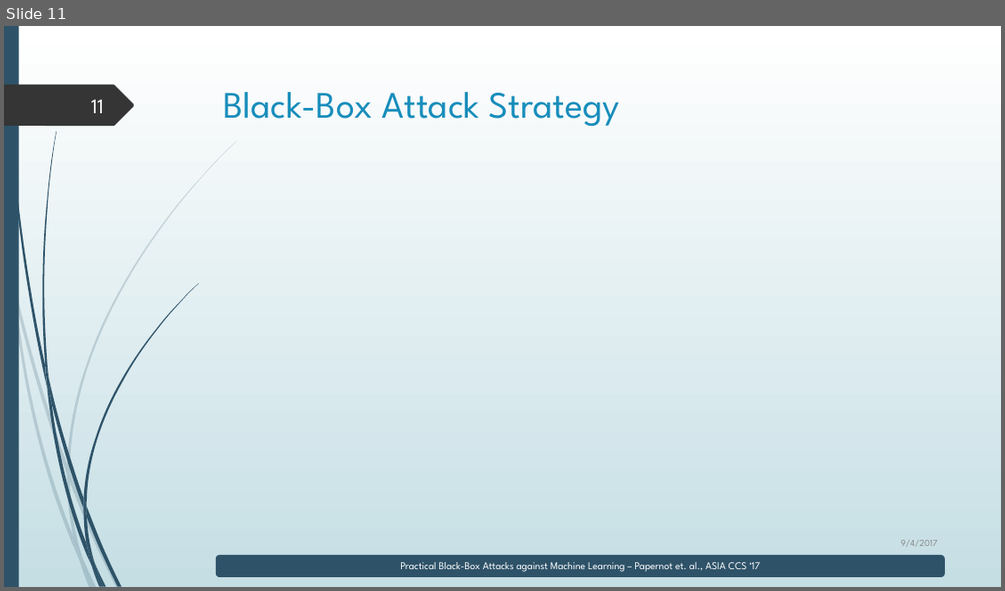
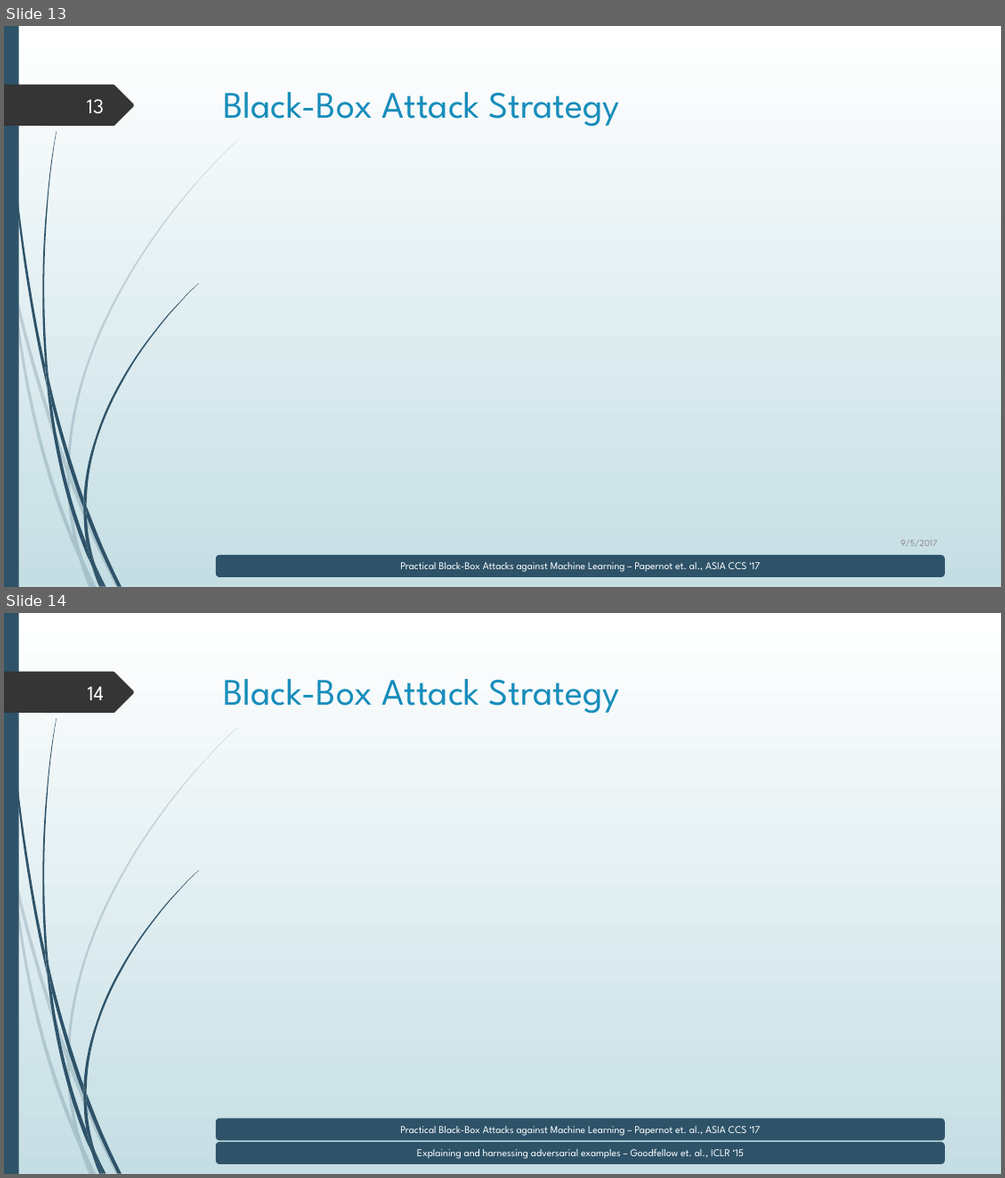
Before and after one commit to manaaralam/ntu-internship, a slide deck: Presentations/starting_work.pptx. Shown one above the other, each under a label of ours: slide 11 before the commit, slides 13 and 14 after it. The pictures are 1005x591 and 1005x1178 pixels, drawn with LibreOffice and Linux fonts; fonts in the diff are those of the drawing; grey boxes stand for pictures. Boxes give left, top, right and bottom in pixels: in the first picture for what was removed or moved away, otherwise in the second. Text is boxed around its words. In the diff, an @@ line names an element or a change of style, - is before the commit and + after.

```diff
--- a/Presentations/starting_work.pptx
+++ b/Presentations/starting_work.pptx
@@ slide 14 added at [4, 613, 1001, 1174], background gradient #FFFFFF to #C5DEE5; not listed: 24 template elements that a slide beside it also shows @@
@@ page number added at [88, 686, 104, 700], 20 pt, text #FEFFFF @@
+14
@@ title added at [224, 679, 619, 714], 36 pt, text #178DBB @@
+Black-Box Attack Strategy
@@ rounded rectangle added at [216, 1118, 945, 1140], fill #2E5369, 10 pt, text #FFFFFF @@
+Practical Black-Box Attacks against Machine Learning – Papernot et. al., ASIA CCS ‘17
@@ rounded rectangle added at [216, 1142, 945, 1164], fill #2E5369, 10 pt, text #FFFFFF @@
+Explaining and harnessing adversarial examples – Goodfellow et. al., ICLR ‘15
@@ what was slide 11 is now slide 13 @@
@@ page number at [87, 99, 104, 114]: text changed @@
-11
+13
```
Also in this commit, not shown: 9 other slides changed, 11 other slides added, 3 other files.
